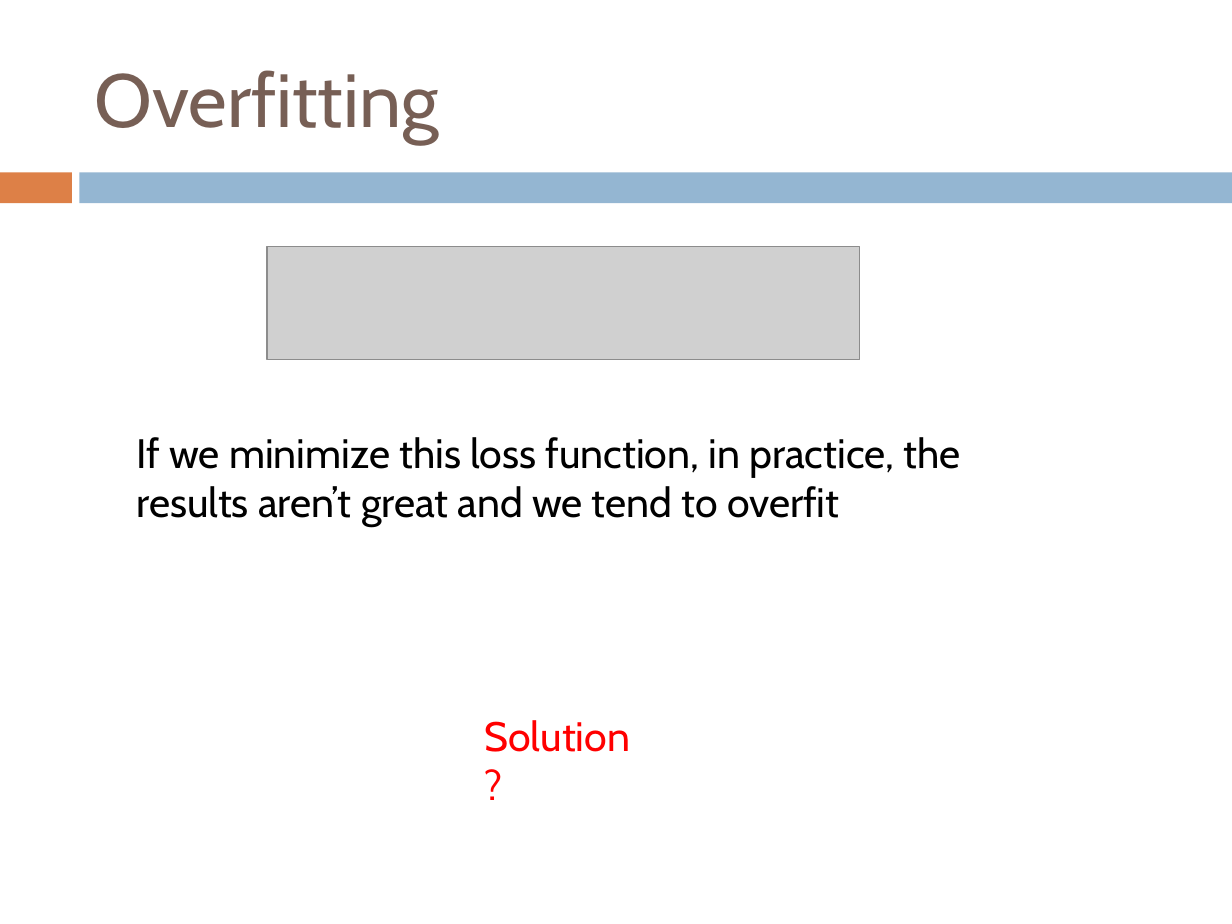
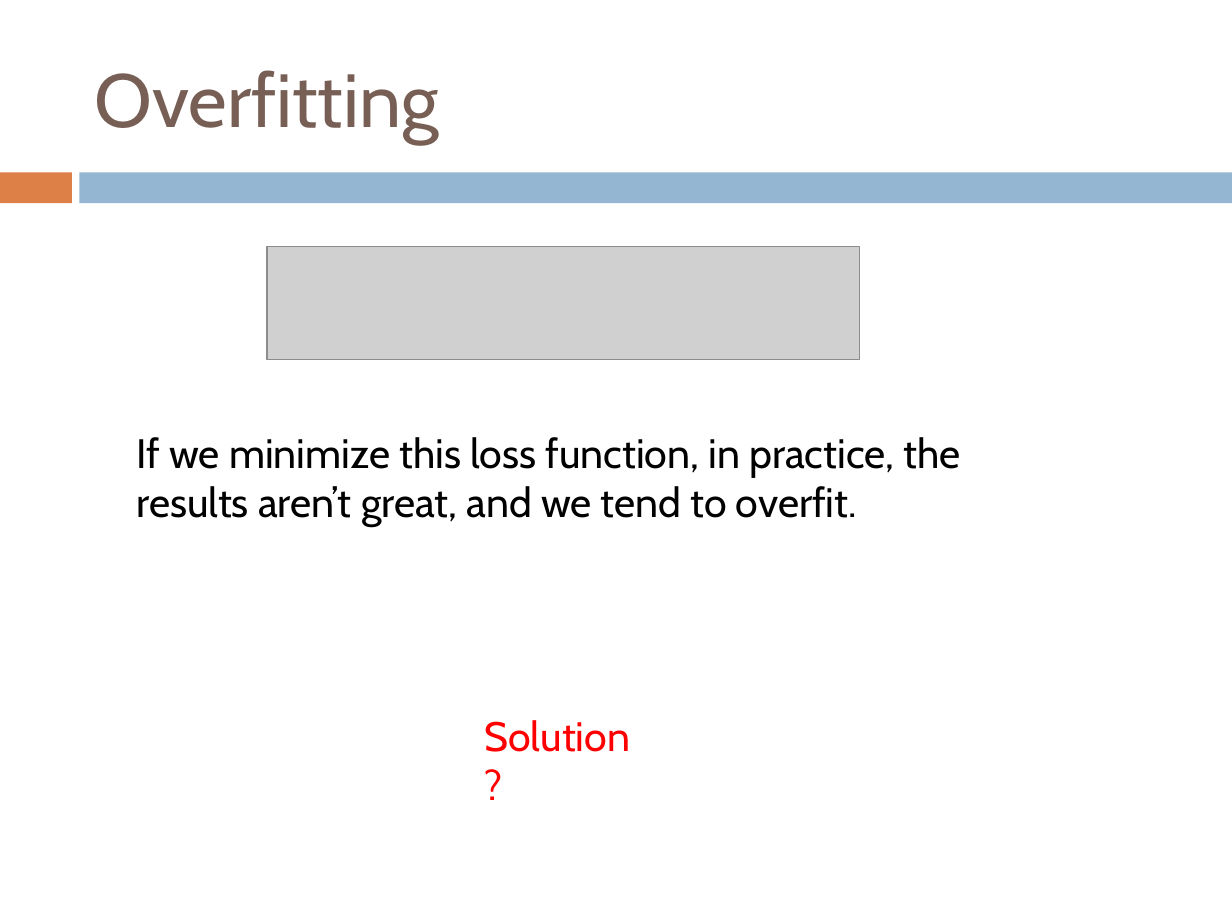
Before and after one commit to Collins-kariuk/Machine-Learning-CS158, a slide deck: slide 59 of Lectures/Lecture 15_Logistic Regression.pptx. Drawn at 1232x924 pixels with LibreOffice and Linux fonts; fonts in the diff are those of the drawing; grey boxes stand for pictures. Boxes give left, top, right and bottom in pixels: in the first picture for what was removed or moved away, otherwise in the second. Text is boxed around its words. In the diff, an @@ line names an element or a change of style, - is before the commit and + after.

```diff
--- a/Lectures/Lecture 15_Logistic Regression.pptx
+++ b/Lectures/Lecture 15_Logistic Regression.pptx
@@ text at bbox=[136, 437, 960, 527]: text changed @@
-If we minimize this loss function, in practice, the results aren’t great and we tend to overfit
+If we minimize this loss function, in practice, the results aren’t great, and we tend to overfit.
```
Also in this commit, not shown: 4 other slides changed, 4 other files.
